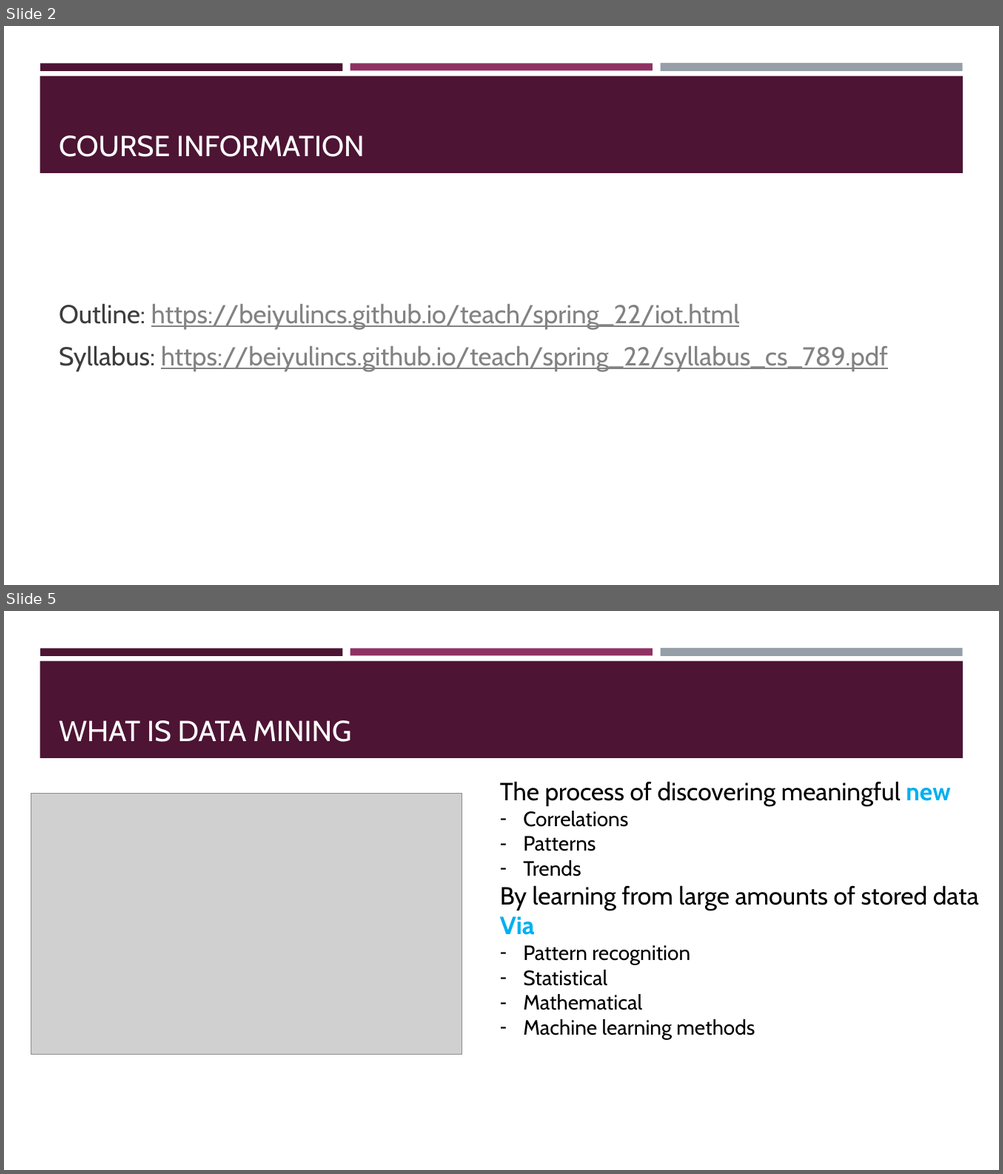
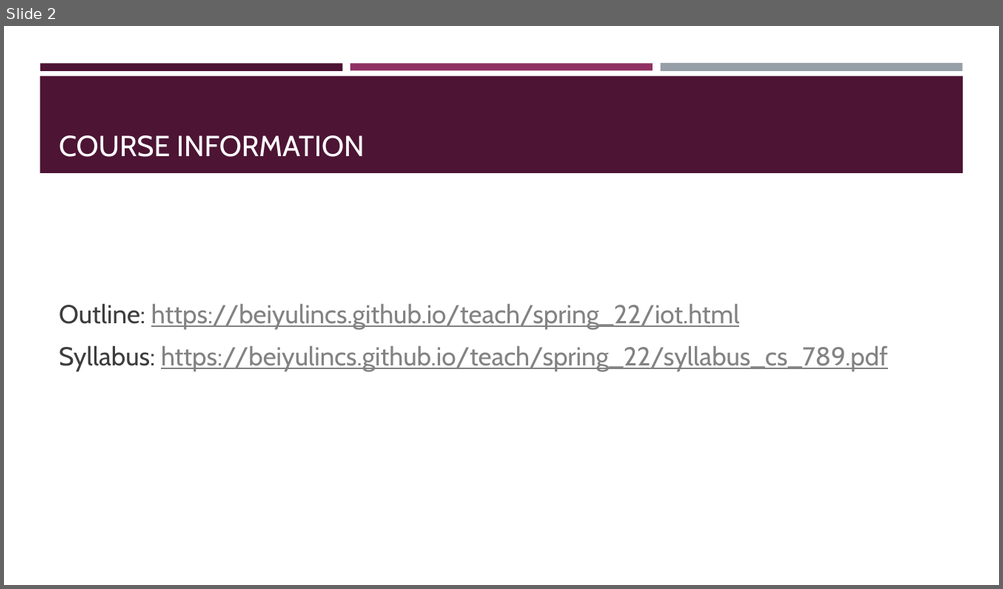
Before and after one commit to BeiyuLinCS/beiyulin.github.io, a slide deck: teach/fall_21/slides/ds_1.pptx. Shown one above the other, each under a label of ours: slides 2 and 5 before the commit, slide 2 after it; the slides between them are not shown. The pictures are 1003x1174 and 1003x589 pixels, drawn with LibreOffice and Linux fonts; fonts in the diff are those of the drawing; grey boxes stand for pictures. Boxes give left, top, right and bottom in pixels: in the first picture for what was removed or moved away, otherwise in the second. Text is boxed around its words. In the diff, an @@ line names an element or a change of style, - is before the commit and + after.

```diff
--- a/teach/fall_21/slides/ds_1.pptx
+++ b/teach/fall_21/slides/ds_1.pptx
@@ slide 5 removed at box(4, 611, 999, 1170), background #FFFFFF; not listed: 4 template elements that a slide beside it also shows @@
@@ title removed at box(59, 721, 351, 742) @@
-WHAT IS DATA MINING
@@ text removed at box(500, 781, 979, 1039) @@
-The process of discovering meaningful new
-– Correlations
-– Patterns
-– Trends
-By learning from large amounts of stored data
-Via
-– Pattern recognition
-– Statistical
-– Mathematical
-– Machine learning methods
@@ picture removed at box(31, 794, 462, 1055) @@
```
Also in this commit, not shown: 3 slides changed, 4 slides added, 15 other slides removed, 7 other files.
